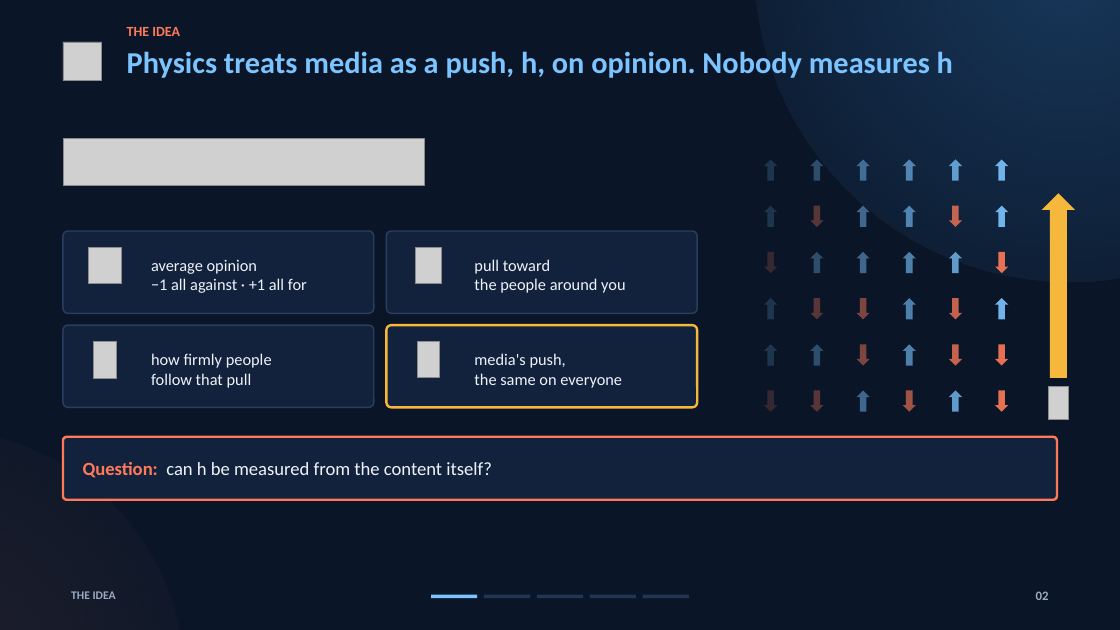
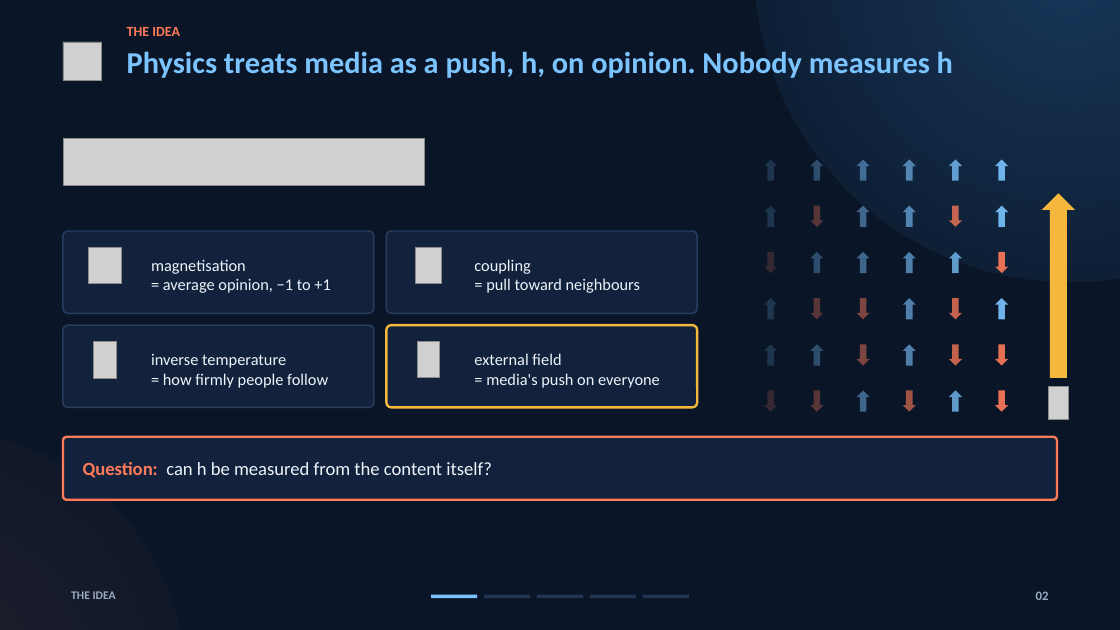
Before and after one commit to brn-mwai/monarch, a slide deck: slide 2 of docs/defence/Monarch_Supervisor_Deck_Script.pptx. Drawn at 1120x630 pixels with LibreOffice and Linux fonts; fonts in the diff are those of the drawing; grey boxes stand for pictures. Boxes give left, top, right and bottom in pixels: in the first picture for what was removed or moved away, otherwise in the second. Text is boxed around its words. In the diff, an @@ line names an element or a change of style, - is before the commit and + after.

Commit message:
Name every symbol by its physics meaning in slides and script
m is the magnetisation (average opinion), J the coupling, beta the inverse
temperature, h the external field, X the observable, alpha the coupling
constant, h_c the critical field, beta J the reduced coupling, Delta X the
spread. The script says the name and the meaning, never the bare letter.

```diff
--- a/docs/defence/Monarch_Supervisor_Deck_Script.pptx
+++ b/docs/defence/Monarch_Supervisor_Deck_Script.pptx
@@ text at bbox=[151, 259, 330, 293]: text changed @@
-average opinion
-−1 all against · +1 all for
+magnetisation
+= average opinion, −1 to +1
@@ text at bbox=[474, 259, 640, 293]: text changed @@
-pull toward
-the people around you
+coupling
+= pull toward neighbours
@@ text at bbox=[151, 354, 328, 388]: text changed @@
-how firmly people
-follow that pull
+inverse temperature
+= how firmly people follow
@@ text at bbox=[474, 353, 660, 388]: text changed @@
-media's push,
-the same on everyone
+external field
+= media's push on everyone
```
Also in this commit, not shown: 1 other slide changed, 3 other files.
